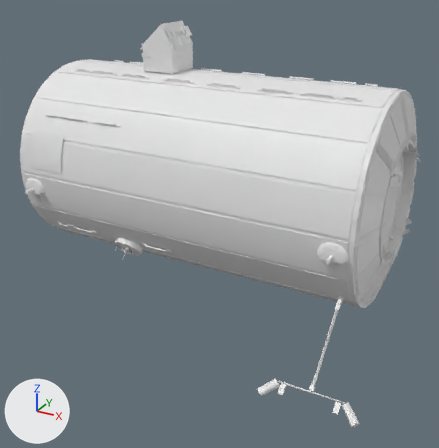
An edit to the FBX model Mesh/iss_destiny.fbx, drawn before and after from the same camera.
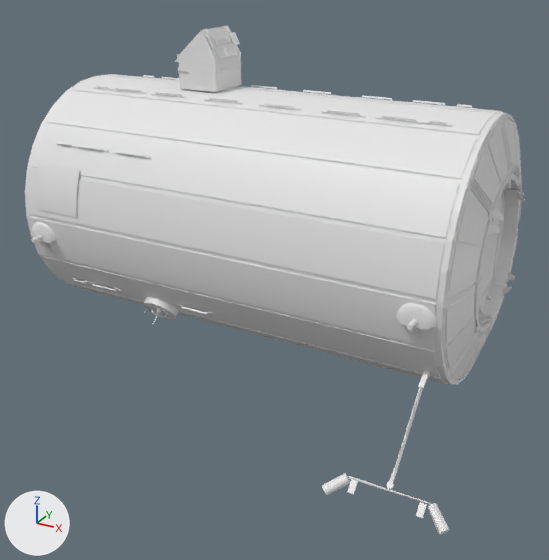
The first picture shows the older version from a 50 mm lens placed at (3.96, -7.64, 3.15), pointed at (0.01, -0.46, -0.44). The close-ups show both versions on the part from 0% to 100% of the width and 0% to 100% of the height of that picture. The lights are fixed; the arrows at lower left show +X, +Y and +Z. Where no turn or scale is listed for an object, it has been applied to the vertices.

In view in the first close-up: 'Destiny', 'Pinces.001', 'TrussMount', 'antenna', 'col.001', 'col.002', 'handles.001'.
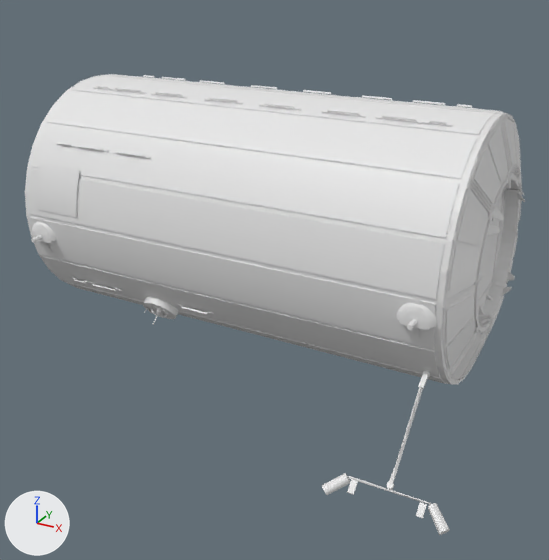
Changed parts and their boxes (x1, y1, x2, y2) in the close-ups (549 x 560 px):
'col.002', deleted: before (178, 26, 241, 92)
'TrussMount', deleted: before (175, 26, 241, 77)

The change, as a list of edits to the scene's bpy script:
```text
Remove ob_col_002:
    ob_col_002 = bpy.data.objects.new('col.002', me_cube_002)
    ob_col_002.location = (-1.1, 0.04, 1.91)
Remove ob_trussmount:
    ob_trussmount = bpy.data.objects.new('TrussMount', me_lab_ext_005)
    ob_trussmount.location = (-1.14, 0.05, 1.84)
```
